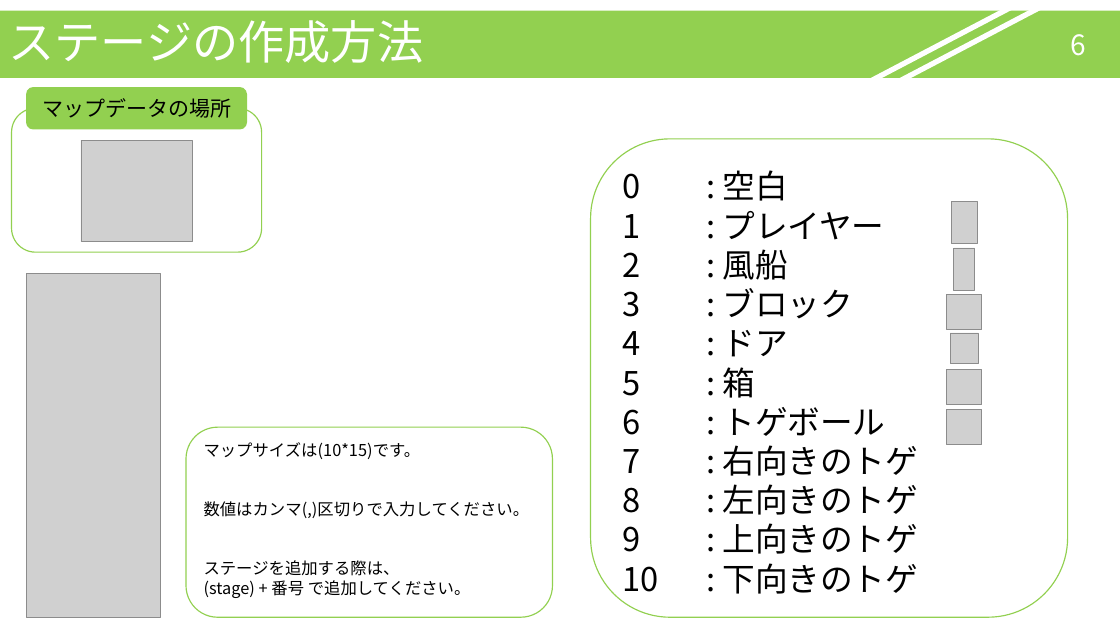
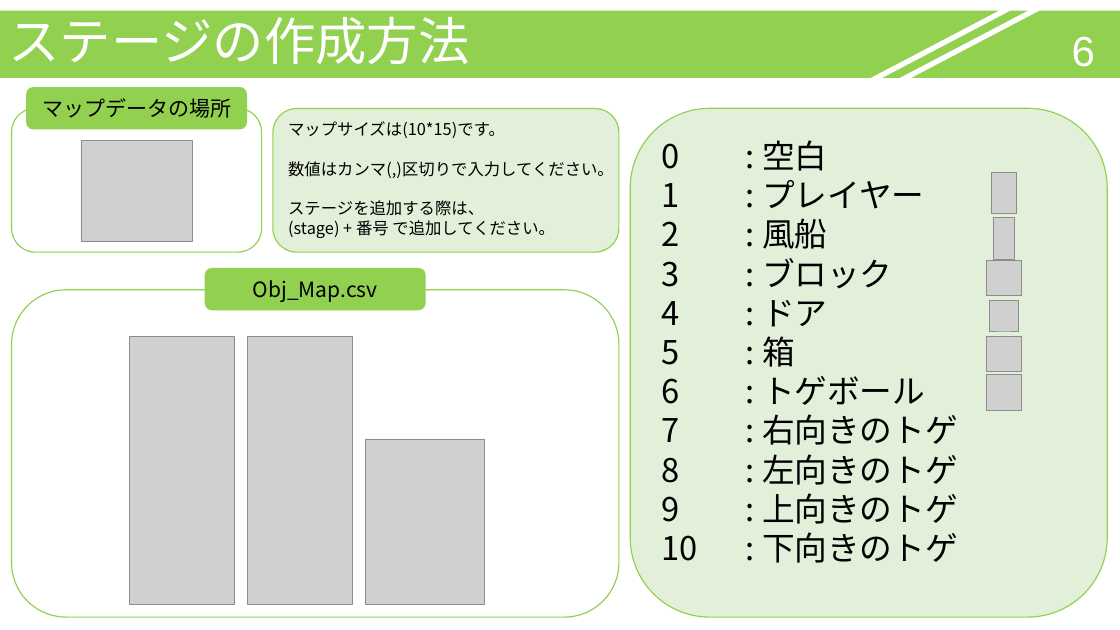
Before and after one commit to MorimotoMizuki/Gravity_Puzzle, a slide deck: slide 6 of 重力パズル_説明書.pptx. Drawn at 1120x630 pixels with LibreOffice and Linux fonts; fonts in the diff are those of the drawing; grey boxes stand for pictures; background and template pictures are left out. Boxes give left, top, right and bottom in pixels: in the first picture for what was removed or moved away, otherwise in the second. Text is boxed around its words. In the diff, an @@ line names an element or a change of style, - is before the commit and + after.

```diff
--- a/重力パズル_説明書.pptx
+++ b/重力パズル_説明書.pptx
@@ title "ステージの作成方法" at [0, 11, 1120, 78]: size 39.6 to 44 pt; proportions changed @@
@@ page number at [1072, 36, 1095, 67]: size 24 to 36 pt, font Noto Sans CJK JP to Arial; alignment centre to right @@
@@ rounded rectangle "マップサイズは(10*15)です。" at [273, 108, 619, 252]: fill #FFFFFF to #E2F0D9 @@
@@ rounded rectangle "マップサイズは(10*15)です。": place and size @@
-rounded rectangle "マップサイズは(10*15)です。" at [186, 428, 552, 618]
+rounded rectangle "マップサイズは(10*15)です。" at [273, 108, 619, 252]
@@ rounded rectangle "0 : 空白": place and size @@
-rounded rectangle "0 : 空白" at [591, 139, 1068, 618]
+rounded rectangle "0 : 空白" at [630, 108, 1107, 618]
@@ rounded rectangle "0 : 空白" at [630, 108, 1107, 618]: fill #FFFFFF to #E2F0D9 @@
@@ group added at [12, 268, 619, 618]: 2 rounded rectangles, 2 pictures @@
+Obj_Map.csv
@@ 3 pictures: place and size @@
-3 pictures at [947, 295, 982, 444]
+3 pictures at [986, 260, 1022, 410]
@@ 3 pictures: place and size @@
-3 pictures at [950, 202, 979, 363]
+3 pictures at [990, 172, 1018, 331]
@@ picture: place and size @@
-picture at [26, 273, 160, 617]
+picture at [129, 337, 234, 605]
```
Also in this commit, not shown: 5 other slides changed, 1 other file.
